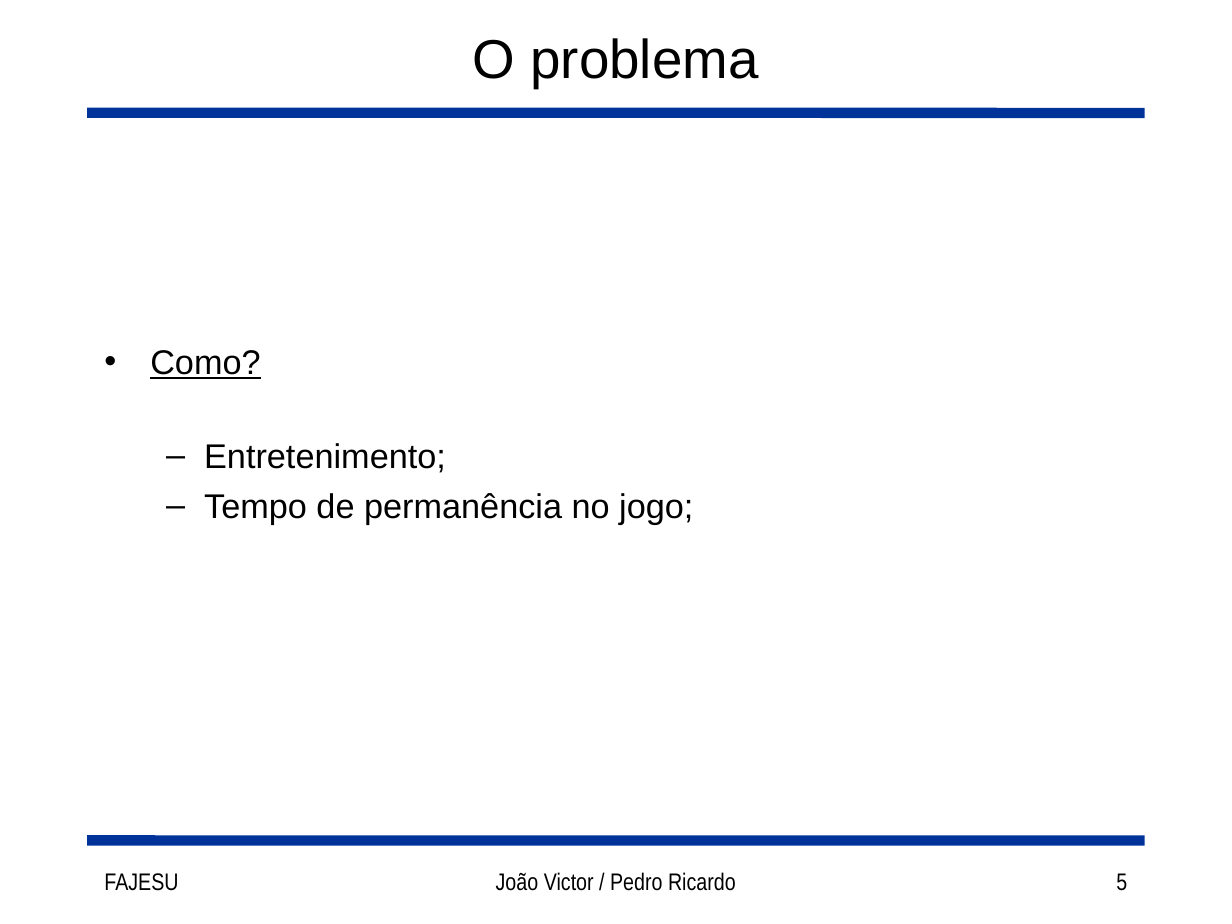
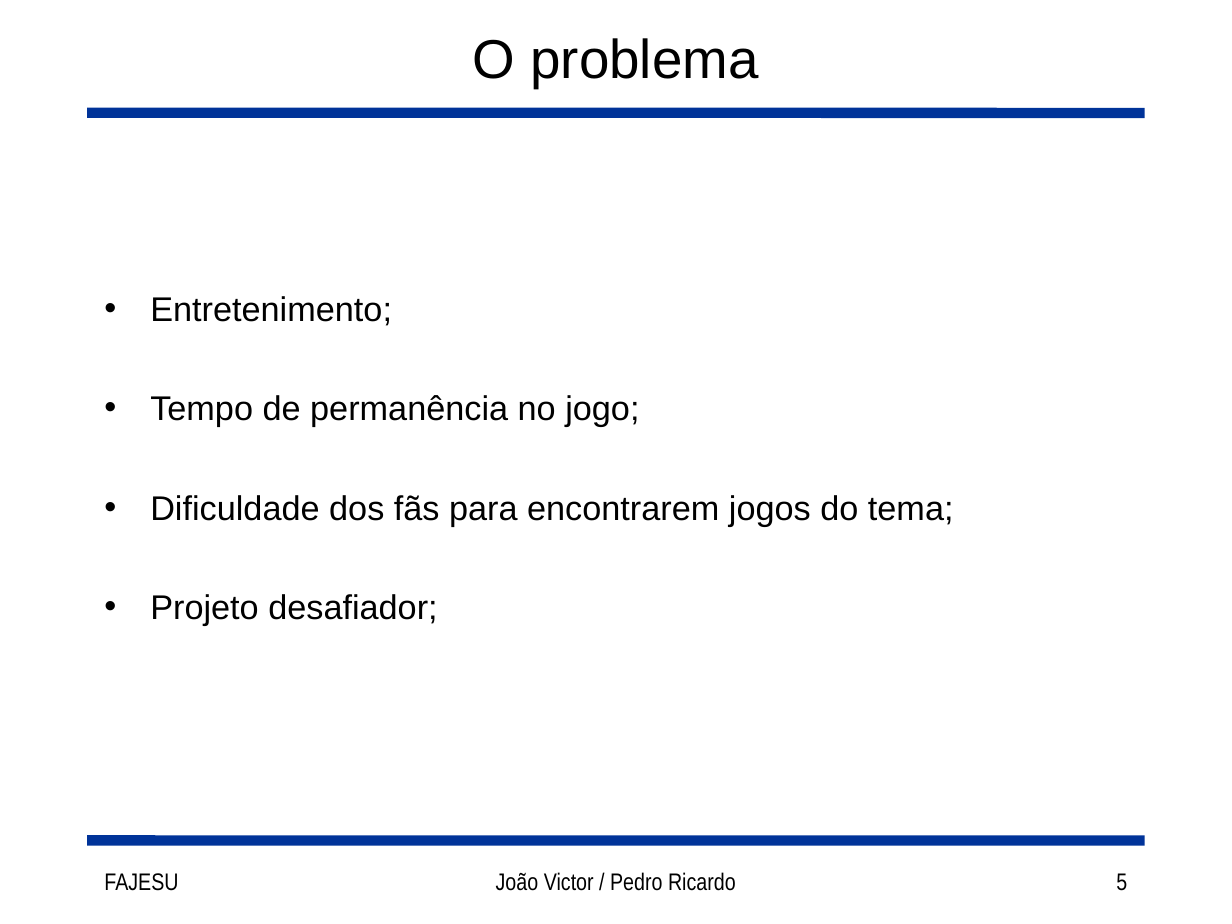
Before and after one commit to joaorocha/tcc-got-v1, a slide deck: slide 5 of docs/Slides.ppt. Drawn at 1232x924 pixels with LibreOffice and Linux fonts; fonts in the diff are those of the drawing. Boxes give left, top, right and bottom in pixels: in the first picture for what was removed or moved away, otherwise in the second. Text is boxed around its words. In the diff, an @@ line names an element or a change of style, - is before the commit and + after.

```diff
--- a/docs/Slides.ppt
+++ b/docs/Slides.ppt
@@ text at [150, 296, 639, 427]: bullet – to •; list level 2 to 1 in "Entretenimento;"; list level 2 to 1 in "Tempo de permanência no jogo;" @@
@@ text at [150, 350, 260, 379]: paragraph removed @@
-• Como?
@@ text at [150, 495, 954, 625]: paragraphs added @@
+• Dificuldade dos fãs para encontrarem jogos do tema;
+• Projeto desafiador;
```
Also in this commit, not shown: 9 other slides changed, 1 slide added.
